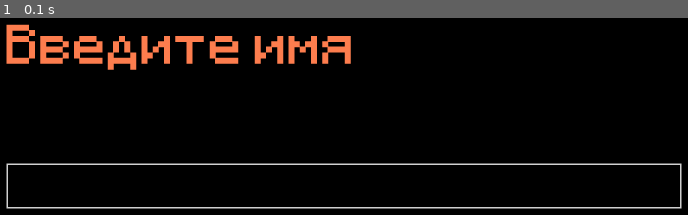
Above: before the commit, frame 1.
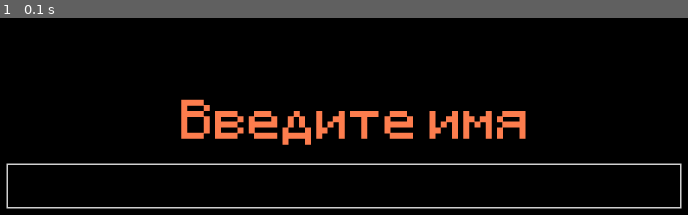
Above: after the commit, the same moment.

Repository: DanyaIzm/pygame_online_chat
Game: pygame game, started from client/main.py
The game is run twice, just before and just after one commit, with the same random seed, the same clock (stepped at 60 frames per second) and the same inputs.
Inputs:
- Up to frame 1 (0.1 s): no input

The runs differ from the first frame. In frame 1, 8.0% of the frame differs, in the area x 0-77%, y 3-65%.

Commit message:
[Update] Updated text position rendering

Diff:
--- a/client/gui_elements/text_label.py
+++ b/client/gui_elements/text_label.py
@@ -15,4 +15,7 @@
         pass
 
     def update(self):
-        self.gui_manager.screen.blit(self._rendered_text, self.rect)
+        self.gui_manager.screen.blit(
+            self._rendered_text,
+            (self.rect.x + self._rendered_text.get_width() // 2, self.rect.y),
+            )
--- a/client/main.py
+++ b/client/main.py
@@ -19,7 +19,7 @@
 text_label = TextLabel(
     gui_manager,
     'text_label',
-    pygame.Rect((SCREEN_WIDTH - 900) // 2, (SCREEN_HEIGHT - 60) // 2 - 200, 900, 60),
+    pygame.Rect((SCREEN_WIDTH - 900) // 2, (SCREEN_HEIGHT - 60) // 2 - 100, 900, 60),
     text='Введите имя',
     color=pygame.Color('coral'),
     font_size=60
